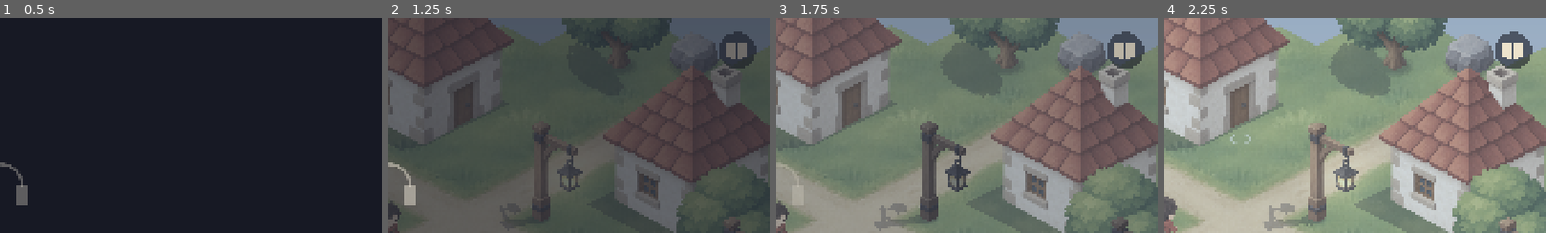
Above: before the commit, frames 1-4 (left to right).
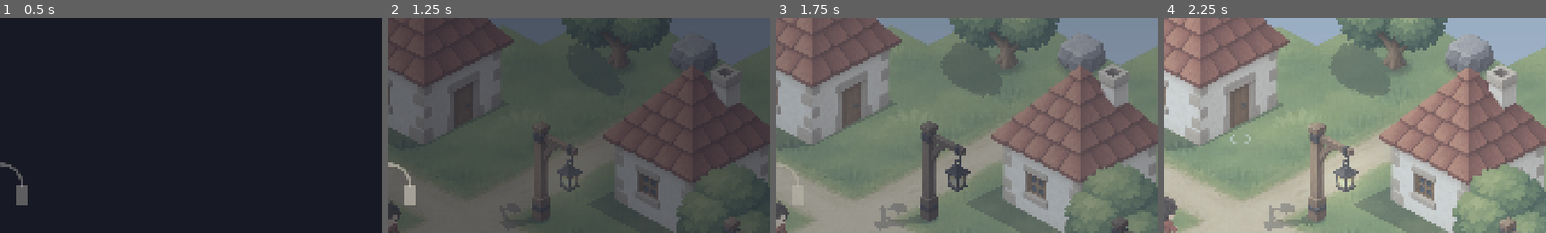
Above: after the commit, the same moments.

Repository: Jan1902/everwild-new
Game: Godot game, scene res://scenes/game.tscn
Two runs of this game, one before a commit and one after it. Both use one fixed random seed, a clock stepped at 60 frames per second and the inputs below.
Inputs (mouse positions are % of the whole screen's width and height, from its top left):
- Up to frame 1 (0.5 s): no input
- Up to frame 2 (1.25 s): tap Enter at 0.5 s; move the mouse to (72, 45) at 0.52 s; tap F at 0.6 s; click (72, 45) at 0.67 s
- Up to frame 3 (1.75 s): tap Enter at 1.25 s; move the mouse to (30, 55) at 1.27 s; tap N at 1.35 s; click (30, 55) at 1.42 s
- Up to frame 4 (2.25 s): tap Enter at 2 s; move the mouse to (60, 28) at 2.02 s; tap F at 2.1 s; click (60, 28) at 2.17 s
The pictures show only the part of the screen within x 50-100%, y 0-50%; the shares and areas given below are measured in that part.

Frame 1 is identical in both runs. In frame 2, 1.3% of the frame differs, in the area x 86-97%, y 6-24%; in frame 3, 1.3%; in frame 4, 1.3%.

Commit message:
Hinweise durch die Figuren, Notizbuch erst vom alten Mann
Die Frau am Bach erzählt von den Laternen, die seit dem Riss nicht mehr
brennen, und verweist auf den Alten und seine Tür. Der alte Mann bietet das
Notizbuch an, das auf seinem Tisch liegt. Erst wenn der Spieler es nimmt,
erscheint der Knopf für das Notizbuch.

Co-Authored-By: Claude Opus 5.5 <noreply@anthropic.com>

Diff:
--- a/data/texts/de.json
+++ b/data/texts/de.json
@@ -1,7 +1,6 @@
 {
 	"start.advice": "Dieses Spiel lebt von seiner Stimmung.\nAm schönsten ist es mit Kopfhörern oder an einem ruhigen Ort.",
 	"start.begin": "Tippen, um zu beginnen",
-
 	"notebook.title": "Notizbuch",
 	"notebook.empty": "Noch nichts aufgeschrieben.",
 	"notebook.links": "Gehört zu",
@@ -11,26 +10,21 @@
 	"kind.hint": "Hinweis",
 	"world.village": "Das Dorf",
 	"world.house_inside": "Das Haus",
-
 	"note.village.title": "Das Dorf",
 	"note.village.text": "Ein Stück Land, das im Leeren hängt. Ich kenne seine Wege, bevor ich sie gehe.",
 	"note.stone_at_bridge.title": "Der Stein an der Brücke",
 	"note.stone_at_bridge.text": "Er lag neben dem Baum, nicht auf dem Weg. Als er wieder dort lag, floss der Bach wieder richtig herum.",
 	"note.old_man.title": "Der alte Mann",
-	"note.old_man.text": "Er kennt meinen Gang, aber nicht meinen Namen. Er sagt, das Dorf habe einmal anders geklungen.",
+	"note.old_man.text": "Er kennt meinen Gang, aber nicht meinen Namen. Das Notizbuch lag schon vor dem Riss auf seinem Tisch. Es ist in meiner Handschrift geschrieben.",
 	"note.evening_walks.title": "Abends über die Brücke",
 	"note.evening_walks.text": "Eine Frau am Bach hat mich früher jeden Abend hinübergehen sehen. Wohin ich ging, weiß ich nicht mehr.",
-
 	"name.old_man": "Alter Mann",
 	"name.stranger": "Frau am Bach",
-
 	"old_man.first": [
 		"… Du. Ich kenne deinen Gang.",
 		"Die Laternen brennen wieder. Warst du das?",
-		"Hier stimmt so vieles nicht mehr. Der Bach, der Wind. Ich weiß nur nicht mehr, wie es einmal war."
-	],
-	"old_man.hint_brook": [
-		"Der Stein an der Brücke. Der lag nie dort. Da bin ich mir fast sicher."
+		"Seit dem Riss stimmt hier so vieles nicht mehr. Der Wind. Die Bäume. Ich weiß nur nicht mehr, wie es einmal war.",
+		"Dort auf dem Tisch liegt ein Notizbuch. Es lag schon da, bevor alles zerriss. Meins ist es nicht. Nimm es."
 	],
 	"old_man.hint_wind": [
 		"Drüben im Osten steht ein Baum falsch herum.",
@@ -40,13 +34,24 @@
 		"Jetzt höre ich es wieder. Das Dorf klingt wie früher.",
 		"Ich erinnere mich an deinen Namen. Lass mir einen Moment, dann finde ich ihn."
 	],
-
-	"stranger.unsure": [
-		"Kennen wir uns?",
-		"Nein. Und doch."
-	],
 	"stranger.remembers": [
 		"Du bist früher jeden Abend über diese Brücke gegangen.",
 		"Ich habe nie gefragt, wohin."
+	],
+	"stranger.lanterns": [
+		"Du kommst über die Brücke. Das hat lange niemand mehr getan.",
+		"Siehst du die Laternen? Seit dem Riss brennt keine mehr. Wir haben alles versucht. Bei uns bleiben sie dunkel.",
+		"Der Alte im Haus oben am Weg wüsste vielleicht Rat. Aber seine Tür führt seit dem Riss überallhin, nur nicht hinein."
+	],
+	"stranger.lanterns_lit": [
+		"Sie brennen. Alle drei.",
+		"Bei dir gehorchen die Dinge wieder. Versuch es an der Tür des Alten. Vielleicht findet auch sie zurück."
+	],
+	"old_man.take_it": [
+		"Das Notizbuch. Dort auf dem Tisch. Nimm es ruhig."
+	],
+	"notebook.taken": [
+		"Ein kleines Notizbuch. Die ersten Seiten sind schon beschrieben.",
+		"Es ist meine Handschrift."
 	]
 }
--- a/data/texts/en.json
+++ b/data/texts/en.json
@@ -1,7 +1,6 @@
 {
 	"start.advice": "This game lives from its mood.\nIt is at its best with headphones, or somewhere quiet.",
 	"start.begin": "Tap to begin",
-
 	"notebook.title": "Notebook",
 	"notebook.empty": "Nothing written down yet.",
 	"notebook.links": "Belongs with",
@@ -11,26 +10,21 @@
 	"kind.hint": "Hint",
 	"world.village": "The village",
 	"world.house_inside": "The house",
-
 	"note.village.title": "The village",
 	"note.village.text": "A piece of land hanging in the void. I know its paths before I walk them.",
 	"note.stone_at_bridge.title": "The stone by the bridge",
 	"note.stone_at_bridge.text": "It lay beside the tree, not on the path. Once it was back there, the brook ran the right way again.",
 	"note.old_man.title": "The old man",
-	"note.old_man.text": "He knows the way I walk, but not my name. He says the village once sounded different.",
+	"note.old_man.text": "He knows the way I walk, but not my name. The notebook lay on his table before the Rift. It is written in my handwriting.",
 	"note.evening_walks.title": "Across the bridge at dusk",
 	"note.evening_walks.text": "A woman by the brook used to see me cross it every evening. Where I went, I no longer know.",
-
 	"name.old_man": "Old man",
 	"name.stranger": "Woman by the brook",
-
 	"old_man.first": [
 		"... You. I know the way you walk.",
 		"The lanterns are burning again. Was that you?",
-		"So much is wrong here now. The brook, the wind. I just cannot recall how it used to be."
-	],
-	"old_man.hint_brook": [
-		"That stone by the bridge. It never lay there. I am almost sure."
+		"So much has been wrong here since the Rift. The wind. The trees. I just cannot recall how it used to be.",
+		"There is a notebook on the table over there. It lay there before everything tore apart. It is not mine. Take it."
 	],
 	"old_man.hint_wind": [
 		"Over in the east a tree is standing the wrong way round.",
@@ -40,13 +34,24 @@
 		"Now I can hear it again. The village sounds the way it did.",
 		"I remember your name. Give me a moment and I will find it."
 	],
-
-	"stranger.unsure": [
-		"Do we know each other?",
-		"No. And yet."
-	],
 	"stranger.remembers": [
 		"You used to cross this bridge every evening.",
 		"I never asked where you were going."
+	],
+	"stranger.lanterns": [
+		"You came across the bridge. Nobody has done that in a long time.",
+		"Do you see the lanterns? Not one has burned since the Rift. We tried everything. For us they stay dark.",
+		"The old man in the house up the path might know what to do. But since the Rift his door leads everywhere except inside."
+	],
+	"stranger.lanterns_lit": [
+		"They are burning. All three.",
+		"Things listen to you again. Try the old man's door. Perhaps it will find its way back as well."
+	],
+	"old_man.take_it": [
+		"The notebook. On the table over there. Go on, take it."
+	],
+	"notebook.taken": [
+		"A small notebook. The first pages are already written on.",
+		"It is my handwriting."
 	]
 }
--- a/data/worlds/house_inside.json
+++ b/data/worlds/house_inside.json
@@ -21,7 +21,7 @@
 	"objects": [
 		{"id": "old_man", "kind": "old_man", "cell": [3, 1]},
 		{"kind": "cupboard", "cell": [1, 2]},
-		{"kind": "table", "cell": [4, 3]}
+		{"id": "table", "kind": "table", "cell": [4, 3], "state": "notebook"}
 	],
 	"rules": [
 		{
@@ -31,13 +31,18 @@
 		},
 		{
 			"on": "interact", "object": "old_man",
+			"if": [{"item": "notebook", "is": false}],
+			"do": [{"say": "old_man.take_it", "who": "old_man"}]
+		},
+		{
+			"on": "interact", "object": "old_man",
 			"if": [{"fixed": "brook", "world": "village"}, {"fixed": "wind", "world": "village"}],
 			"do": [{"say": "old_man.whole", "who": "old_man"}]
 		},
 		{
-			"on": "interact", "object": "old_man",
-			"if": [{"fixed": "brook", "world": "village", "is": false}],
-			"do": [{"say": "old_man.hint_brook", "who": "old_man"}]
+			"on": "interact", "object": "table",
+			"if": [{"fact": "met_old_man"}, {"object": "table", "state": "notebook"}],
+			"do": [{"change": "table", "state": ""}, {"give": "notebook"}, {"say": "notebook.taken"}]
 		},
 		{
 			"on": "interact", "object": "old_man",
--- a/data/worlds/village.json
+++ b/data/worlds/village.json
@@ -101,7 +101,12 @@
 		},
 		{
 			"on": "interact", "object": "stranger",
-			"do": [{"say": "stranger.unsure", "who": "stranger"}]
+			"if": [{"fixed": "lanterns"}],
+			"do": [{"say": "stranger.lanterns_lit", "who": "stranger"}]
+		},
+		{
+			"on": "interact", "object": "stranger",
+			"do": [{"say": "stranger.lanterns", "who": "stranger"}]
 		},
 		{
 			"on": "interact", "object": "house_west",
--- a/src/logic/world.gd
+++ b/src/logic/world.gd
@@ -122,11 +122,13 @@
 	return properties
 
 
-## The objects of the intact world that are different at the moment, as they were.
+## What the break changed and has not been put right yet: the objects of the broken version that
+## still differ from the intact world, as they were. Things the player has changed otherwise,
+## such as something taken along, are not part of it.
 func differences() -> Array[Dictionary]:
 	var list: Array[Dictionary] = []
 	for object in objects:
-		if object != _intact[object.id]:
+		if broken.has(object.id) and object != _intact[object.id]:
 			list.append(_intact[object.id].duplicate())
 	return list
 
--- a/src/view/game.gd
+++ b/src/view/game.gd
@@ -306,6 +306,7 @@
 	if effects.is_empty():
 		return
 	_forget()
+	_notebook.refresh()
 	for effect: Dictionary in effects:
 		if effect.has("note"):
 			_notebook.mark_unread()
@@ -358,6 +359,7 @@
 	_target_object = ""
 	world = session.world()
 	_notebook.session = session
+	_notebook.refresh()
 	for message in world.errors():
 		push_error(message)
 
--- a/src/view/notebook_view.gd
+++ b/src/view/notebook_view.gd
@@ -1,13 +1,16 @@
 class_name NotebookView
 extends CanvasLayer
 ## The notebook: a small button in the corner that opens a page with everything the player has
-## found. While the page is open it takes all taps.
+## found. The button only shows once the player carries the notebook. While the page is open it
+## takes all taps.
 
 const PAPER := Color(0.93, 0.89, 0.8)
 const INK := Color(0.2, 0.17, 0.15)
 const FAINT := Color(0.2, 0.17, 0.15, 0.55)
 const MARK := Color(0.72, 0.36, 0.24)
 const BUTTON_SIZE := 92.0
+## Item the player has to carry for the notebook to be there.
+const ITEM := "notebook"
 
 var session: Session
 
@@ -76,6 +79,11 @@
 	return _page.visible
 
 
+## Shows or hides the button, depending on whether the player carries the notebook.
+func refresh() -> void:
+	_button.visible = ITEM in session.state.items
+
+
 func open(note := "") -> void:
 	_entries = Notebook.entries(_notes, session.state.notes)
 	var known := _entries.map(func(entry: Dictionary) -> String: return entry.id)
@@ -103,7 +111,7 @@
 	var touch := event as InputEventScreenTouch
 	if touch == null:
 		return
-	var on_button := _button.get_global_rect().has_point(touch.position)
+	var on_button := _button.visible and _button.get_global_rect().has_point(touch.position)
 	if not is_open():
 		if on_button:
 			get_viewport().set_input_as_handled()
--- a/src/view/object_view.gd
+++ b/src/view/object_view.gd
@@ -29,6 +29,8 @@
 const LIGHT_COLOR := Color(1.0, 0.78, 0.42)
 ## Colour laid over a lantern that is out.
 const UNLIT := Color(0.62, 0.66, 0.78)
+## Where the notebook lies on the table, relative to the table's foot.
+const NOTEBOOK_SPOT := Vector2(-12, -38)
 ## Seconds an object takes to slide to another cell.
 const MOVE_DURATION := 0.45
 
@@ -76,6 +78,8 @@
 	if not lit:
 		_image.modulate = UNLIT
 	add_child(_image)
+	if kind == "table" and object.state == "notebook":
+		add_child(_build_notebook())
 
 	if layout.has("light") and lit:
 		var spot: Vector2 = layout.light
@@ -87,6 +91,27 @@
 		_glow.material = add_material
 		_flicker = position.x * 0.05
 		add_child(_glow)
+
+
+## A small closed book lying on the table, drawn from a few flat areas like the painted images.
+func _build_notebook() -> Node2D:
+	var book := Node2D.new()
+	book.position = _image.position + NOTEBOOK_SPOT
+	var along := Vector2(10, 5)
+	var across := Vector2(-7, 3.5)
+	var thick := Vector2(0, 3)
+	var top := PackedVector2Array([-along - across, along - across, along + across, -along + across])
+	var parts := [
+		[PackedVector2Array([top[3], top[2], top[2] + thick, top[3] + thick]), Color("efe6d0")],
+		[PackedVector2Array([top[2], top[1], top[1] + thick, top[2] + thick]), Color("d9cdb2")],
+		[top, Color("8c3b2e")],
+	]
+	for part: Array in parts:
+		var area := Polygon2D.new()
+		area.polygon = part[0]
+		area.color = part[1]
+		book.add_child(area)
+	return book
 
 
 ## Whether the view shows the object as it is now.
--- a/tests/test_logic.gd
+++ b/tests/test_logic.gd
@@ -302,7 +302,7 @@
 	_check(Texts.language == "de" and Texts.text("name.old_man") == "Alter Mann", "German texts are not used")
 	Texts.use("xx")
 	_check(Texts.language == "en", "Unknown language does not fall back to English")
-	_check(Texts.lines("old_man.first").size() == 3, "Lines of a dialogue are not read")
+	_check(Texts.lines("old_man.first").size() == 4, "Lines of a dialogue are not read")
 	_check(Texts.text("no.such.text") == "no.such.text", "Missing text does not show as its key")
 
 
@@ -339,6 +339,7 @@
 	_check(world.errors().is_empty(), "Broken village has data errors: %s" % [world.errors()])
 	_check(session.open_faults().size() == world.faults.size(), "Not every fault is open in the broken village")
 	_check(world.find_path(world.start, Vector2i(16, 9)).is_empty(), "Rock does not block the bridge")
+	_check(session.interact("stranger")[0].get("say") == "stranger.lanterns", "Woman does not tell about the lanterns")
 	var remembered := world.differences()
 	_check(remembered.size() == world.broken.size(), "Memory does not show every changed object")
 	_check(remembered.any(func(o: Dictionary) -> bool: return o.id == "rock_bridge" and o.cell == Vector2i(11, 8)), "Memory does not show where the rock belongs")
@@ -362,9 +363,16 @@
 	_check(session.world().errors().is_empty(), "Room has data errors: %s" % [session.world().errors()])
 	session.state.cell = Vector2i(3, 2)
 	_check(session.interact("old_man")[0].get("say") == "old_man.first", "Old man does not greet the player")
+	_check(session.interact("old_man")[0].get("say") == "old_man.take_it", "Old man does not point to the notebook")
+	session.state.cell = Vector2i(4, 2)
+	_check("notebook" not in session.state.items, "Player has the notebook before taking it")
+	session.interact("table")
+	_check("notebook" in session.state.items and session.world().object("table").state == "", "Notebook cannot be taken from the table")
+	_check(session.interact("table").is_empty(), "Notebook can be taken twice")
+	_check(session.world().differences().is_empty(), "Taking the notebook counts as something the break changed")
 	_check(session.interact("old_man")[0].get("say") == "old_man.whole", "Old man does not notice the repaired village")
 	session.apply([{"break": "village"}], "village")
-	_check(session.interact("old_man")[0].get("say") == "old_man.hint_brook", "Old man gives no hint about the brook")
+	_check(session.interact("old_man")[0].get("say") == "old_man.hint_wind", "Old man gives no hint about the wind")
 	_check(session.mood().wind < 0.0, "Room does not share the mood of the village")
 	session.enter(Vector2i(2, 5))
 	_check(session.state.world == "village" and session.state.cell == Vector2i(4, 7), "Leaving the room does not lead back in front of the door")
Not shown, changed: docs/backlog.md
Not shown, changed: docs/concept.md
